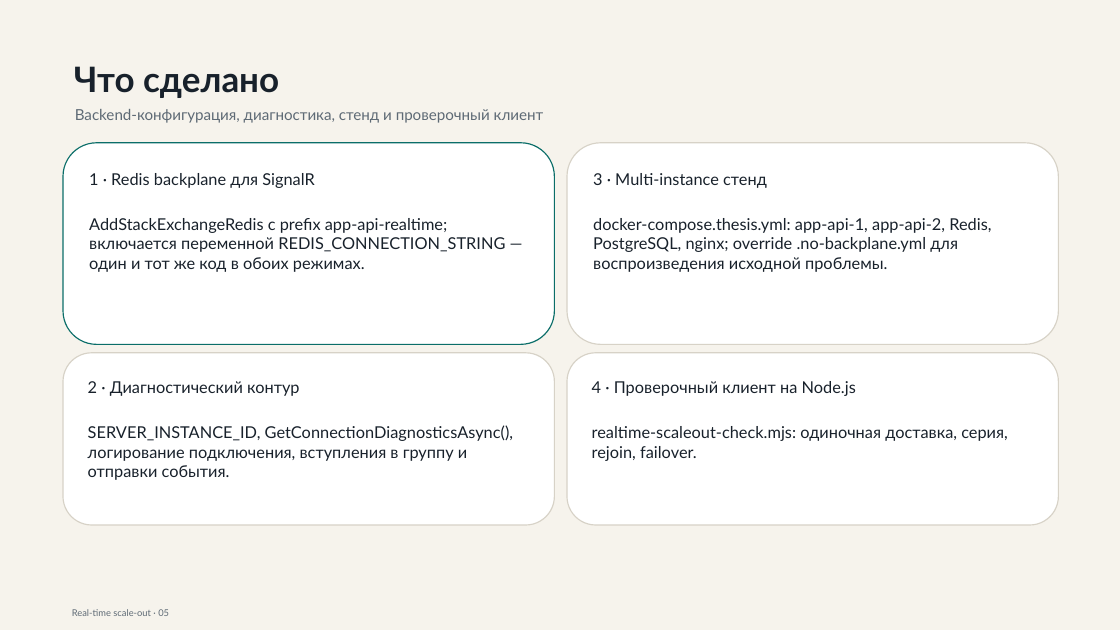
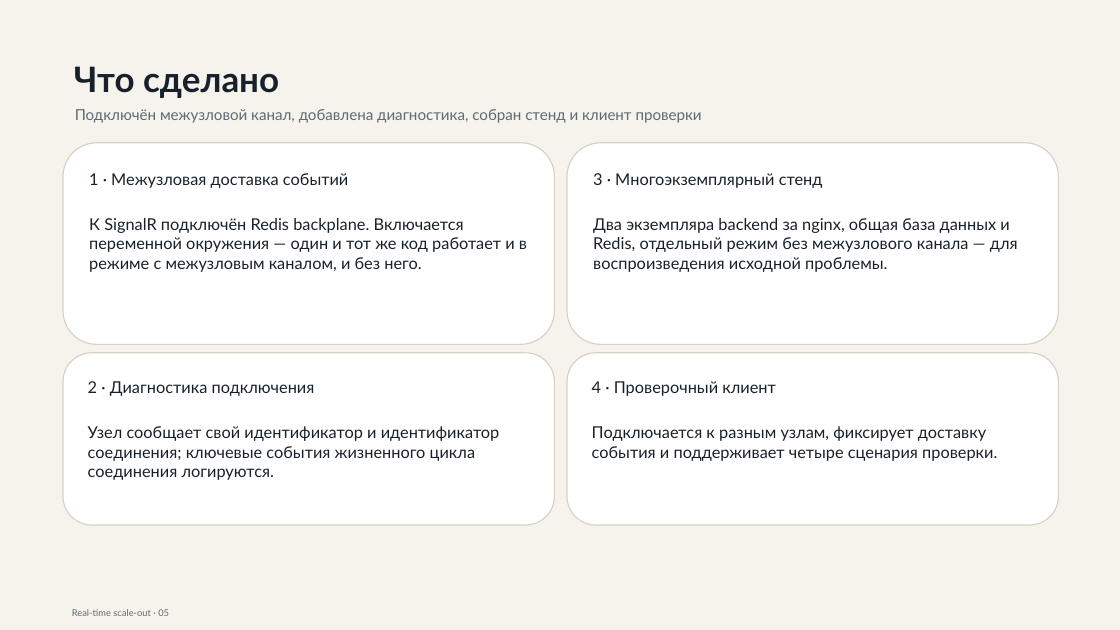
Before and after one commit to gently-whitesnow/final-qualifying-work, a slide deck: slide 5 of build/pptx/practice-defense-draft.pptx. Drawn at 1120x630 pixels with LibreOffice and Linux fonts; fonts in the diff are those of the drawing. Boxes give left, top, right and bottom in pixels: in the first picture for what was removed or moved away, otherwise in the second. Text is boxed around its words. In the diff, an @@ line names an element or a change of style, - is before the commit and + after.

```diff
--- a/build/pptx/practice-defense-draft.pptx
+++ b/build/pptx/practice-defense-draft.pptx
@@ text at [75, 109, 702, 123]: text changed @@
-Backend-конфигурация, диагностика, стенд и проверочный клиент
+Подключён межузловой канал, добавлена диагностика, собран стенд и клиент проверки
@@ rounded rectangle "1 · Межузловая доставка событий" at [63, 143, 555, 344]: outline #0B6E69 1 pt to #D7D2C7 1 pt @@
@@ text in rounded rectangle at [89, 173, 527, 272]: text changed @@
-1 · Redis backplane для SignalR
-AddStackExchangeRedis с prefix app-api-realtime; включается переменной REDIS_CONNECTION_STRING — один и тот же код в обоих режимах.
+1 · Межузловая доставка событий
+К SignalR подключён Redis backplane. Включается переменной окружения — один и тот же код работает и в режиме с межузловым каналом, и без него.
@@ text in rounded rectangle at [593, 173, 1018, 272]: text changed @@
-3 · Multi-instance стенд
-docker-compose.thesis.yml: app-api-1, app-api-2, Redis, PostgreSQL, nginx; override .no-backplane.yml для воспроизведения исходной проблемы.
+3 · Многоэкземплярный стенд
+Два экземпляра backend за nginx, общая база данных и Redis, отдельный режим без межузлового канала — для воспроизведения исходной проблемы.
@@ text in rounded rectangle at [88, 381, 500, 480]: text changed @@
-2 · Диагностический контур
-SERVER_INSTANCE_ID, GetConnectionDiagnosticsAsync(), логирование подключения, вступления в группу и отправки события.
+2 · Диагностика подключения
+Узел сообщает свой идентификатор и идентификатор соединения; ключевые события жизненного цикла соединения логируются.
@@ text in rounded rectangle at [592, 381, 997, 461]: text changed @@
-4 · Проверочный клиент на Node.js
-realtime-scaleout-check.mjs: одиночная доставка, серия, rejoin, failover.
+4 · Проверочный клиент
+Подключается к разным узлам, фиксирует доставку события и поддерживает четыре сценария проверки.
```
Also in this commit, not shown: 4 other slides changed, 3 other files.
